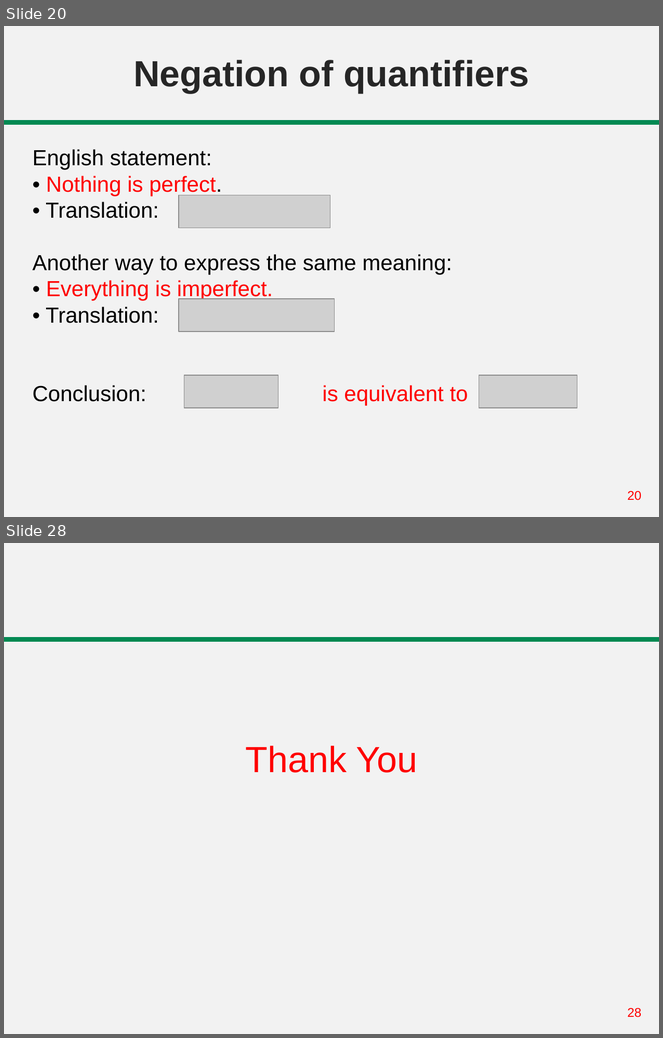
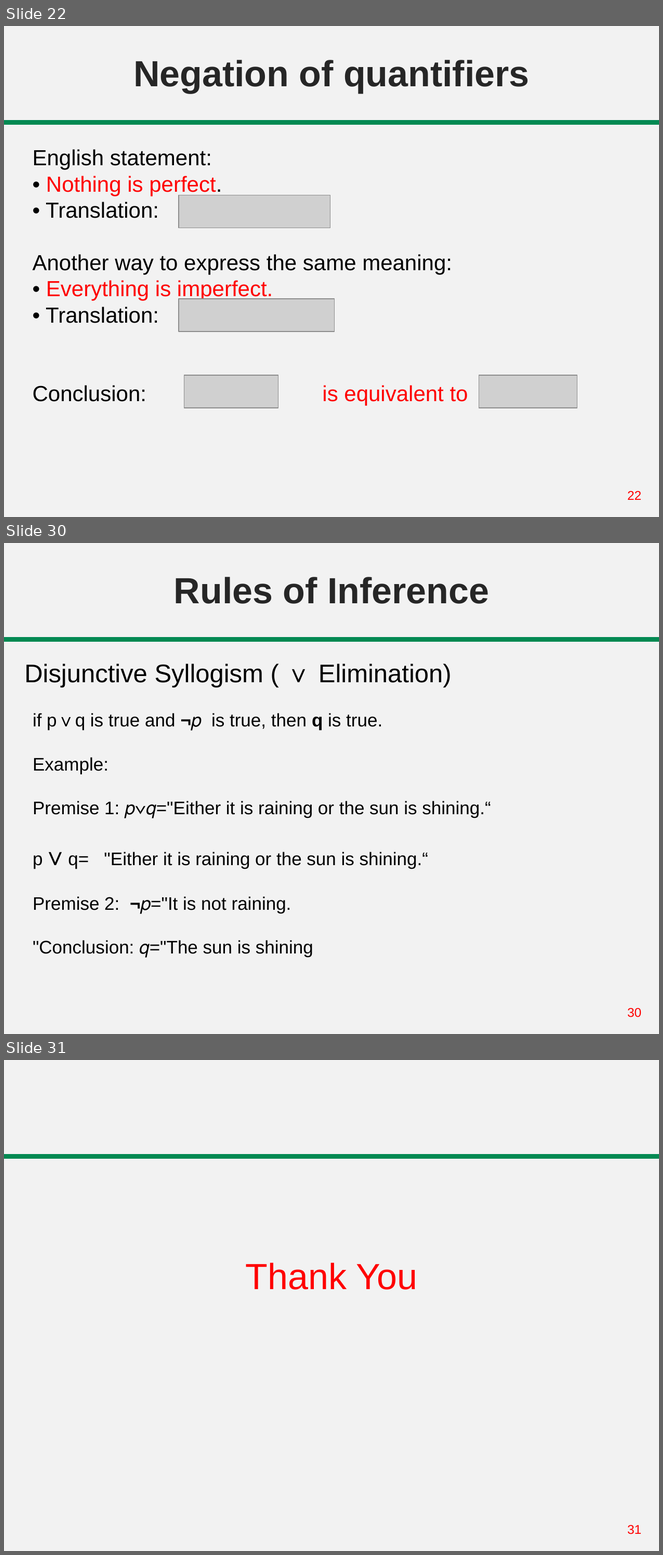
Before and after one commit to abrarhasan3/Green-Uni-All-Academic-Content, a slide deck: CSE 101 Discrete Mathematics/Lecture 05-08 Predicate Logic.pptx. Shown one above the other, each under a label of ours: slides 20 and 28 before the commit, slides 22, 30 and 31 after it; the slides between them are not shown. The pictures are 663x1038 and 663x1555 pixels, drawn with LibreOffice and Linux fonts; fonts in the diff are those of the drawing; grey boxes stand for pictures. Boxes give left, top, right and bottom in pixels: in the first picture for what was removed or moved away, otherwise in the second. Text is boxed around its words. In the diff, an @@ line names an element or a change of style, - is before the commit and + after.

```diff
--- a/CSE 101 Discrete Mathematics/Lecture 05-08 Predicate Logic.pptx
+++ b/CSE 101 Discrete Mathematics/Lecture 05-08 Predicate Logic.pptx
@@ slide 30 added at (4,543,659,1034), background #F2F2F2; not listed: 2 template elements that a slide beside it also shows @@
@@ title added at (174,577,489,604), 40 pt, text #262626, bold @@
+Rules of Inference
@@ text added at (24,664,452,688), 28 pt, text #000000 @@
+Disjunctive Syllogism ( ∨ Elimination)
@@ text added at (33,713,491,958), 20 pt, text #000000 @@
+if p∨q is true and ¬𝑝 is true, then q is true.
+Example:
+Premise 1: 𝑝∨𝑞="Either it is raining or the sun is shining.“
+p∨q= "Either it is raining or the sun is shining.“
+Premise 2: ¬𝑝="It is not raining.
+"Conclusion: 𝑞="The sun is shining
@@ what was slide 20 is now slide 22 @@
@@ page number at (627,491,642,500): text changed @@
-20
+22
@@ what was slide 28 is now slide 31 @@
@@ page number at (627,1525,642,1535): text changed @@
-28
+31
```
Also in this commit, not shown: 2 slides changed, 7 other slides added, 5 slides removed.
